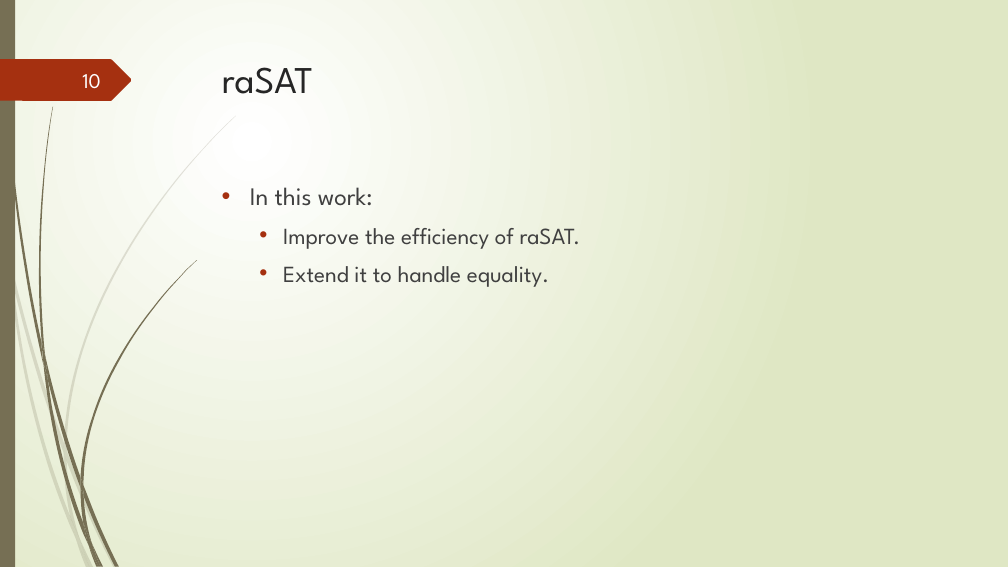
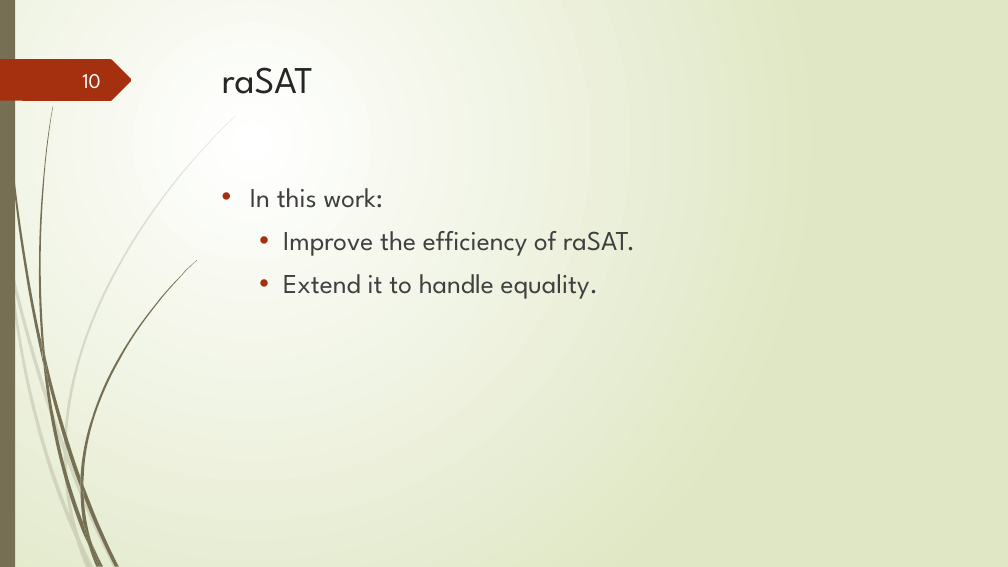
Before and after one commit to tungvx/raSAT, a slide deck: slide 10 of report/midterm.pptx. Drawn at 1008x567 pixels with LibreOffice and Linux fonts; fonts in the diff are those of the drawing. Boxes give left, top, right and bottom in pixels: in the first picture for what was removed or moved away, otherwise in the second. Text is boxed around its words. In the diff, an @@ line names an element or a change of style, - is before the commit and + after.

```diff
--- a/report/midterm.pptx
+++ b/report/midterm.pptx
@@ text "In this work:" at <box>250,188,635,299</box>: size 24 to 26 pt in "In this work:"; size 22 to 26 pt in "Improve the efficiency of raSAT.", "Extend it to handle equality." @@
```
Also in this commit, not shown: 3 other slides changed.
